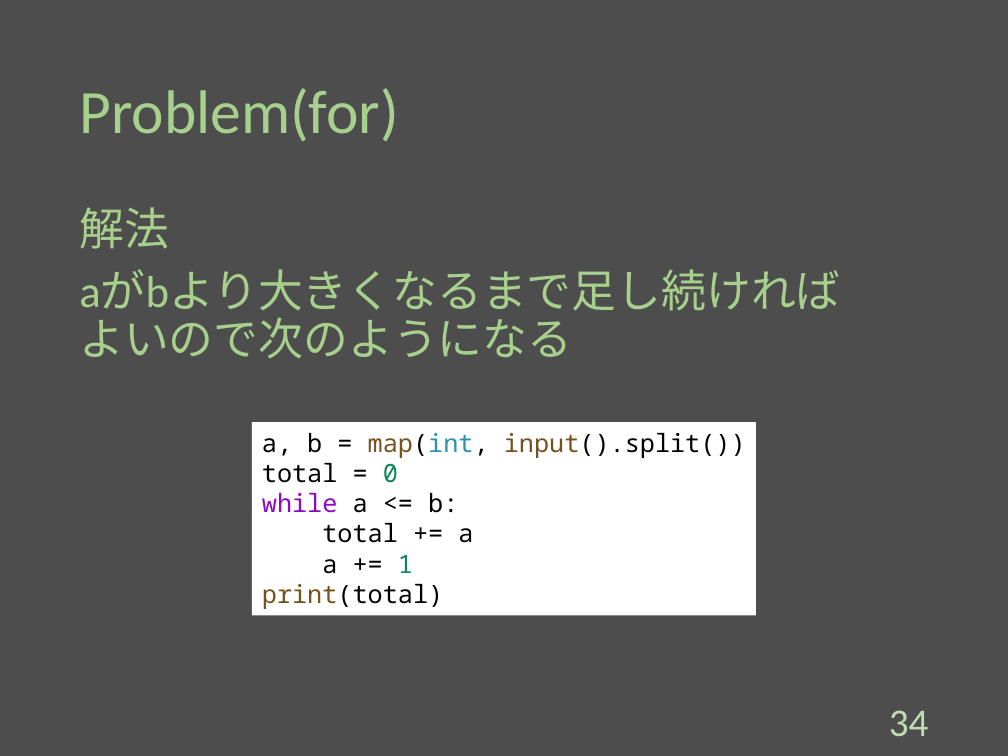
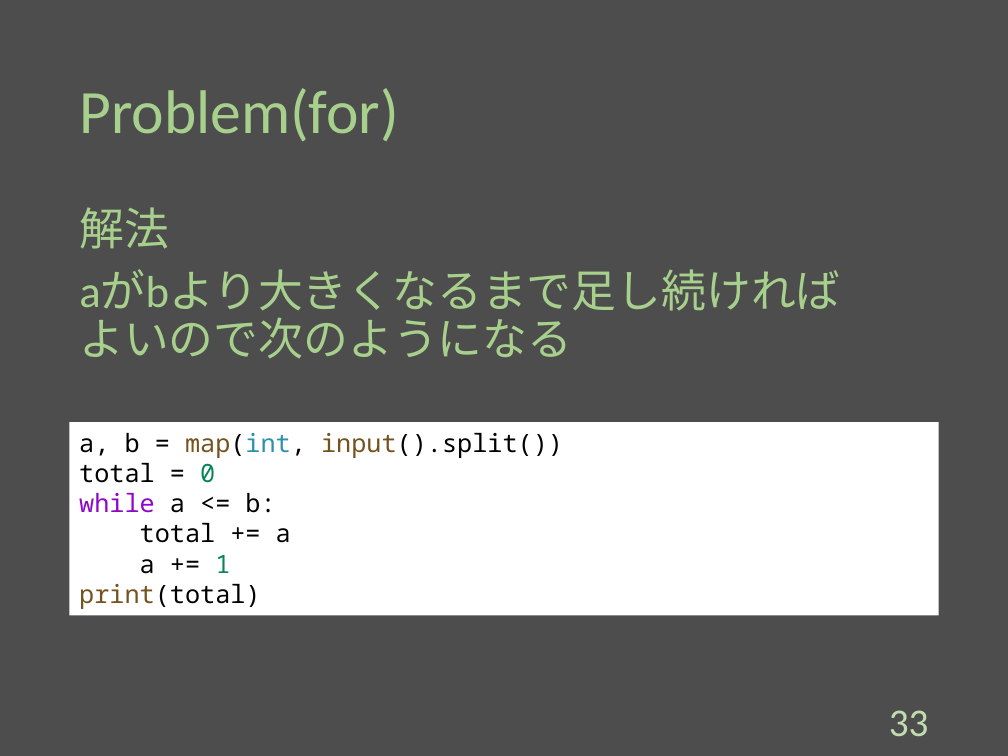
Before and after one commit to Melbeck777/program_seminar, a slide deck: slide 34 of ProgramSlide.pptx (slide 35 before the commit). Drawn at 1008x756 pixels with LibreOffice and Linux fonts; fonts in the diff are those of the drawing. Boxes give left, top, right and bottom in pixels: in the first picture for what was removed or moved away, otherwise in the second. Text is boxed around its words. In the diff, an @@ line names an element or a change of style, - is before the commit and + after.

```diff
--- a/ProgramSlide.pptx
+++ b/ProgramSlide.pptx
@@ rectangle "a, b = map(int, input().split())": place and size @@
-rectangle "a, b = map(int, input().split())" at (252, 422, 756, 616)
+rectangle "a, b = map(int, input().split())" at (70, 422, 938, 616)
@@ page number at (889, 710, 929, 736): text changed @@
-34
+33
```
Also in this commit, not shown: 15 other slides changed, 1 slide removed.
